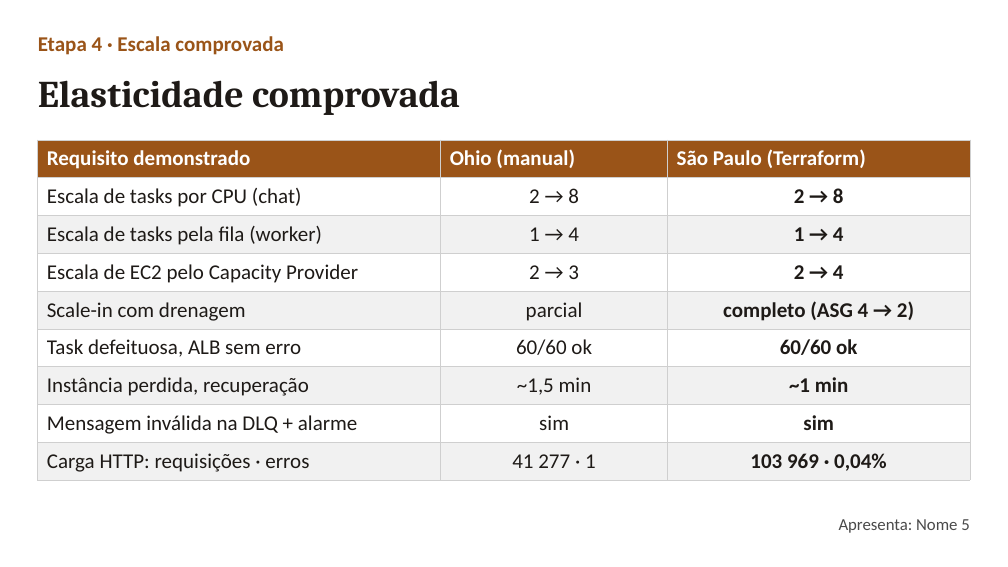
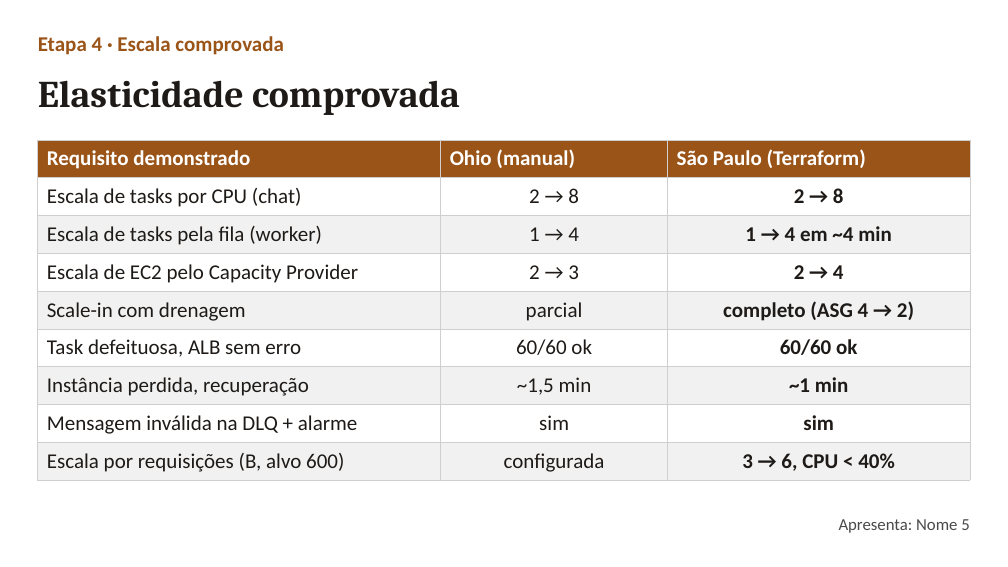
Before and after one commit to FelipeSuarez1/comercio-conversacional-aws, a slide deck: slide 14 of apresentacao/apresentacao-video.pptx. Drawn at 1008x567 pixels with LibreOffice and Linux fonts; fonts in the diff are those of the drawing. Boxes give left, top, right and bottom in pixels: in the first picture for what was removed or moved away, otherwise in the second. Text is boxed around its words. In the diff, an @@ line names an element or a change of style, - is before the commit and + after.

```diff
--- a/apresentacao/apresentacao-video.pptx
+++ b/apresentacao/apresentacao-video.pptx
@@ table at bbox=[38, 140, 970, 476] @@
-row 3, column 3: 1 → 4
+row 3, column 3: 1 → 4 em ~4 min
-row 9: Carga HTTP: requisições · erros | 41 277 · 1 | 103 969 · 0,04%
+row 9: Escala por requisições (B, alvo 600) | configurada | 3 → 6, CPU < 40%
```
Also in this commit, not shown: 1 other slide changed, 5 other files.
